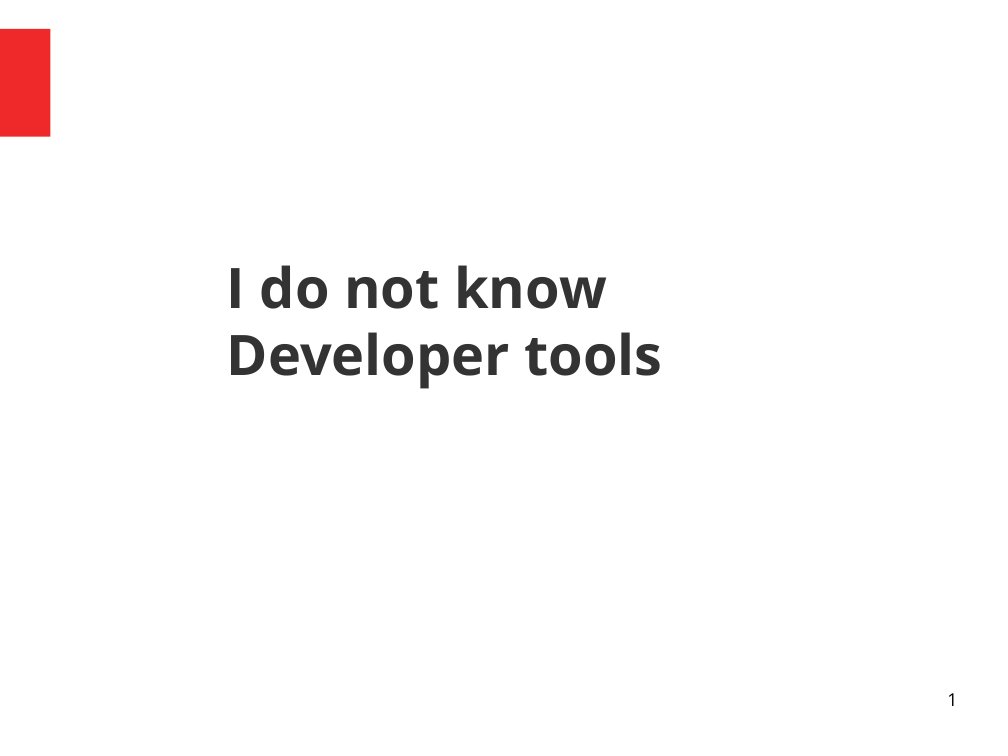
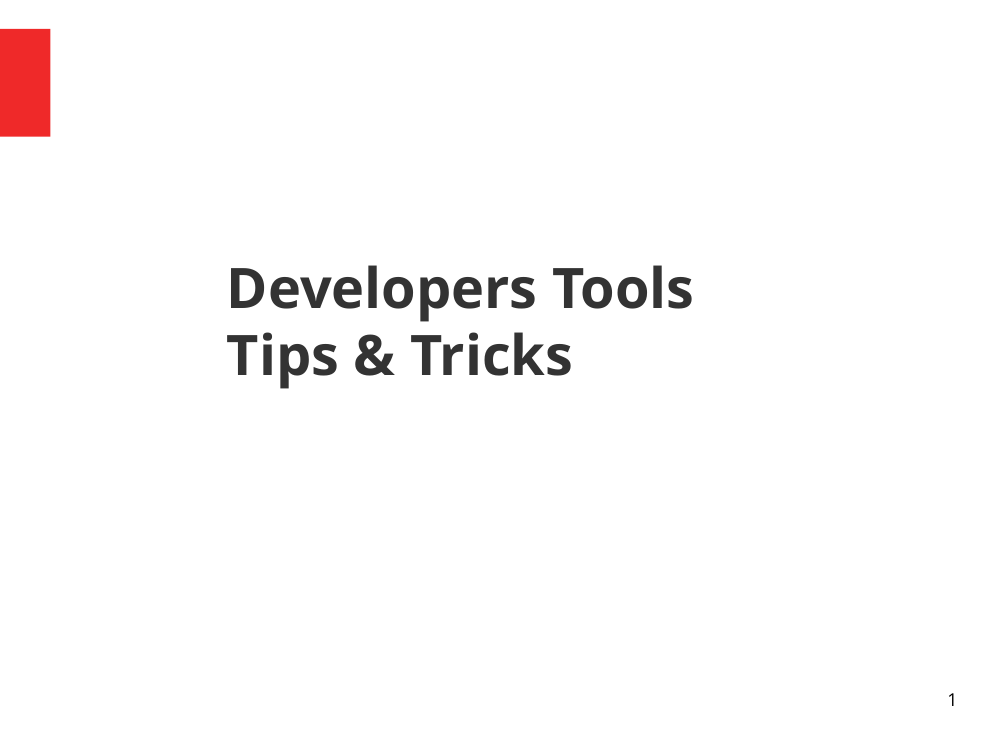
Before and after one commit to vborshchov/dev-tools-presentation, a slide deck: slide 1 of slides.odp. Drawn at 1008x756 pixels with LibreOffice and Linux fonts; fonts in the diff are those of the drawing. Boxes give left, top, right and bottom in pixels: in the first picture for what was removed or moved away, otherwise in the second. Text is boxed around its words. In the diff, an @@ line names an element or a change of style, - is before the commit and + after.

```diff
--- a/slides.odp
+++ b/slides.odp
@@ title at box(227, 265, 694, 389): text changed @@
-I do not know
-Developer tools
+Developers Tools
+Tips & Tricks
```
